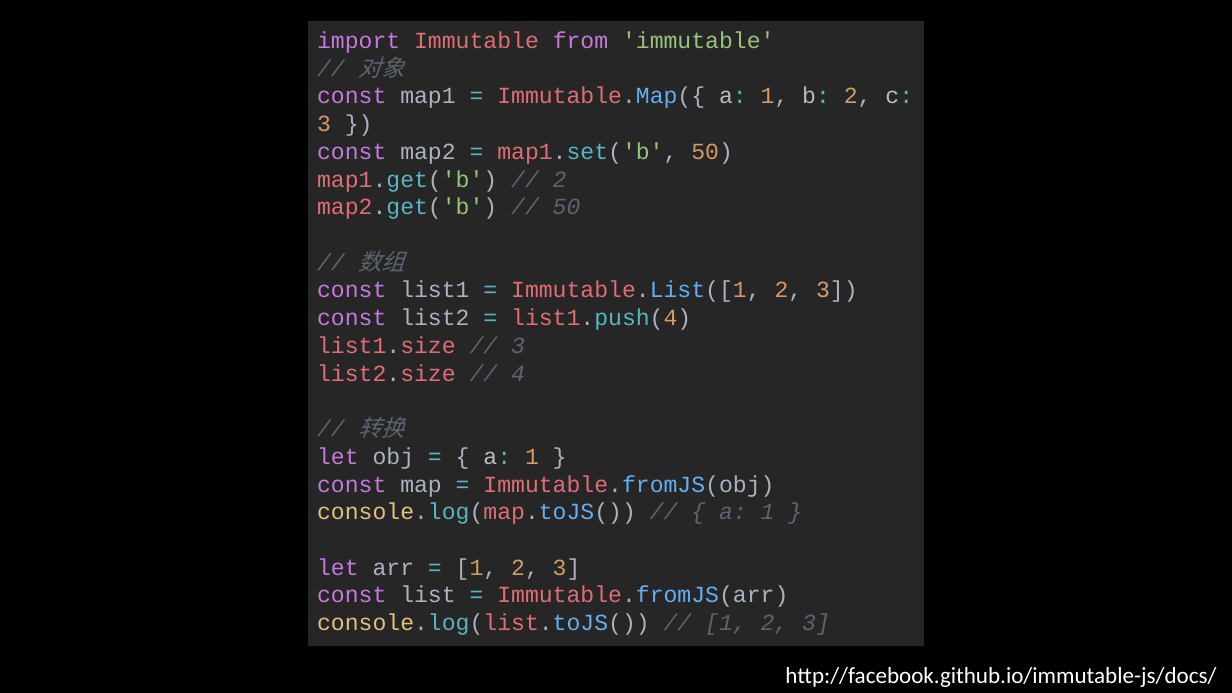
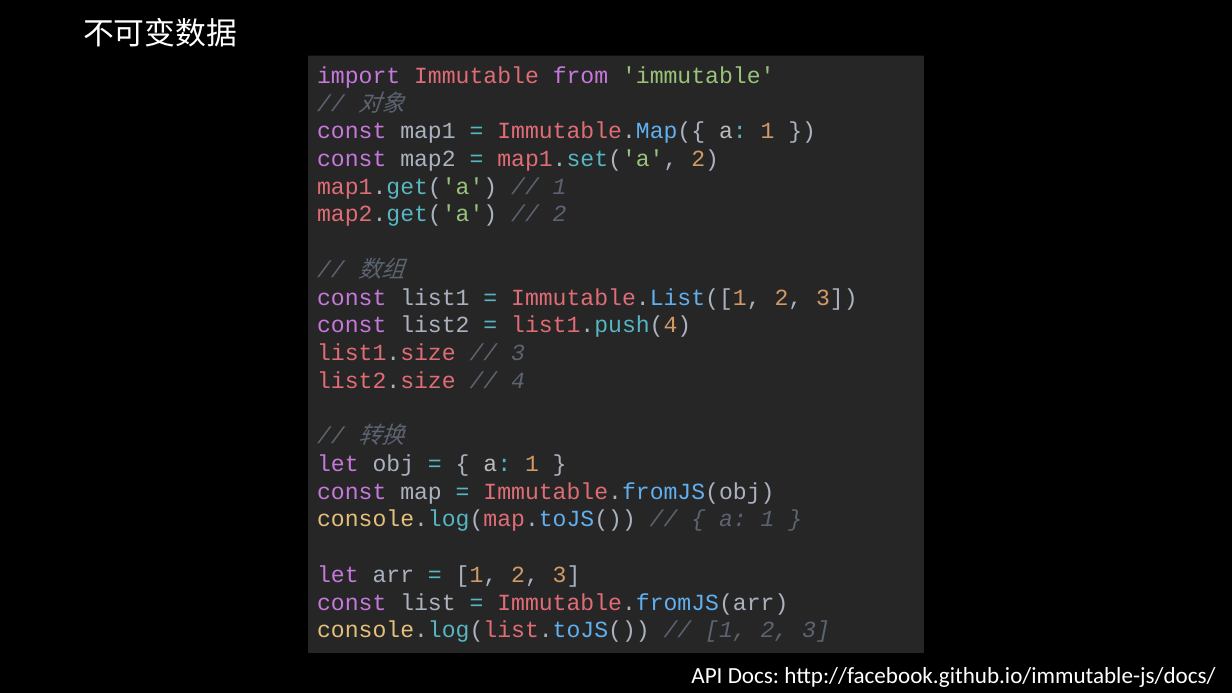
Before and after one commit to xfields/immutable-tutorial, a slide deck: slide 6 of docs/immutablejs_谢飞.pptx. Drawn at 1232x693 pixels with LibreOffice and Linux fonts; fonts in the diff are those of the drawing. Boxes give left, top, right and bottom in pixels: in the first picture for what was removed or moved away, otherwise in the second. Text is boxed around its words. In the diff, an @@ line names an element or a change of style, - is before the commit and + after.

Commit message:
add docs

```diff
--- a/docs/immutablejs_谢飞.pptx
+++ b/docs/immutablejs_谢飞.pptx
@@ text added at bbox=[83, 18, 237, 47], 24 pt, text #FFFFFF @@
+不可变数据
@@ rectangle "import Immutable from 'immutable'": place and size @@
-rectangle "import Immutable from 'immutable'" at bbox=[308, 21, 924, 647]
+rectangle "import Immutable from 'immutable'" at bbox=[308, 55, 924, 653]
@@ text in rectangle at bbox=[317, 122, 775, 226]: text changed @@
-const map1 = Immutable.Map({ a: 1, b: 2, c: 3 })
-const map2 = map1.set('b', 50)
-map1.get('b') // 2
-map2.get('b') // 50
+const map1 = Immutable.Map({ a: 1 })
+const map2 = map1.set('a', 2)
+map1.get('a') // 1
+map2.get('a') // 2
@@ text at bbox=[691, 667, 1215, 687]: text changed @@
-http://facebook.github.io/immutable-js/docs/
+API Docs: http://facebook.github.io/immutable-js/docs/
```
Also in this commit, not shown: 2 other slides changed, 12 slides added, 1 slide removed, 6 other files.
